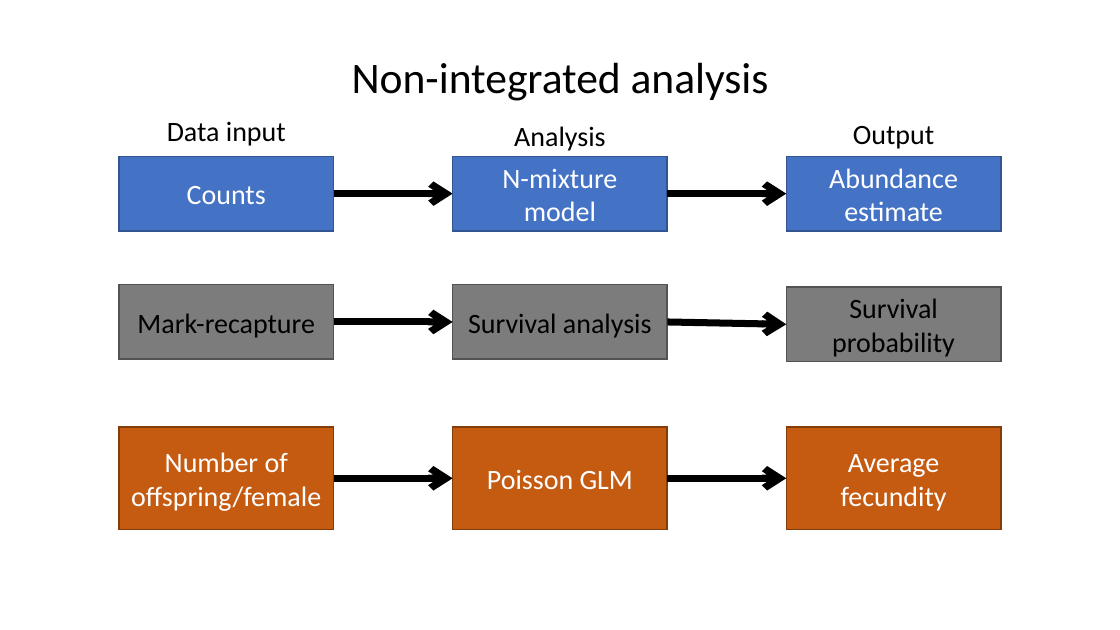
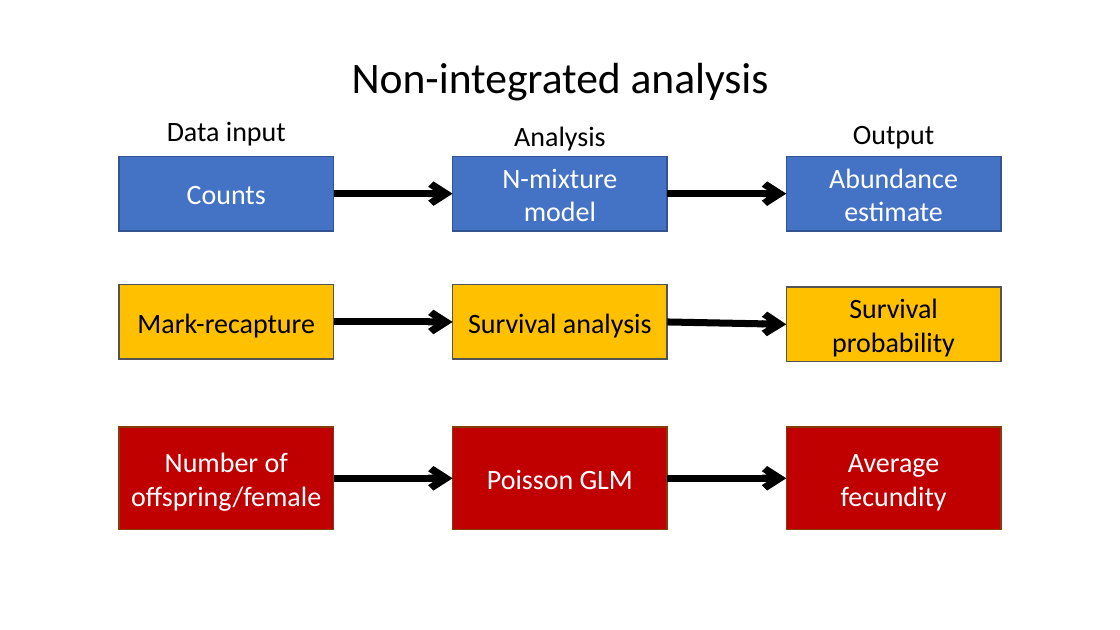
Before and after one commit to ssa200/ssa200.github.io, a slide deck: slide 19 of static/lectures/SSA_Lecture5_DemoData.pptx. Drawn at 1120x630 pixels with LibreOffice and Linux fonts; fonts in the diff are those of the drawing; background and template pictures are left out. Boxes give left, top, right and bottom in pixels: in the first picture for what was removed or moved away, otherwise in the second. Text is boxed around its words. In the diff, an @@ line names an element or a change of style, - is before the commit and + after.

```diff
--- a/static/lectures/SSA_Lecture5_DemoData.pptx
+++ b/static/lectures/SSA_Lecture5_DemoData.pptx
@@ fill #7C7C7C to #FFC000 in 3 elements at <box>119,284,334,360</box>, <box>452,284,668,360</box>, <box>786,287,1001,362</box> @@
@@ fill #C55A11 to #C00000 in 3 elements at <box>119,427,334,530</box>, <box>452,427,668,530</box>, <box>786,427,1001,530</box> @@
```
Also in this commit, not shown: 2 other slides changed, 6 other files.
